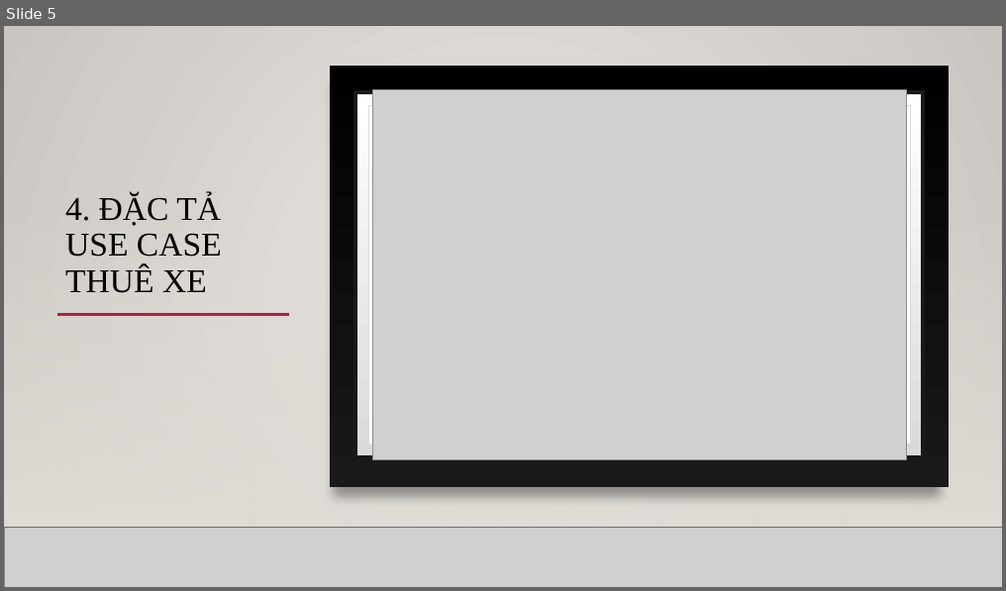
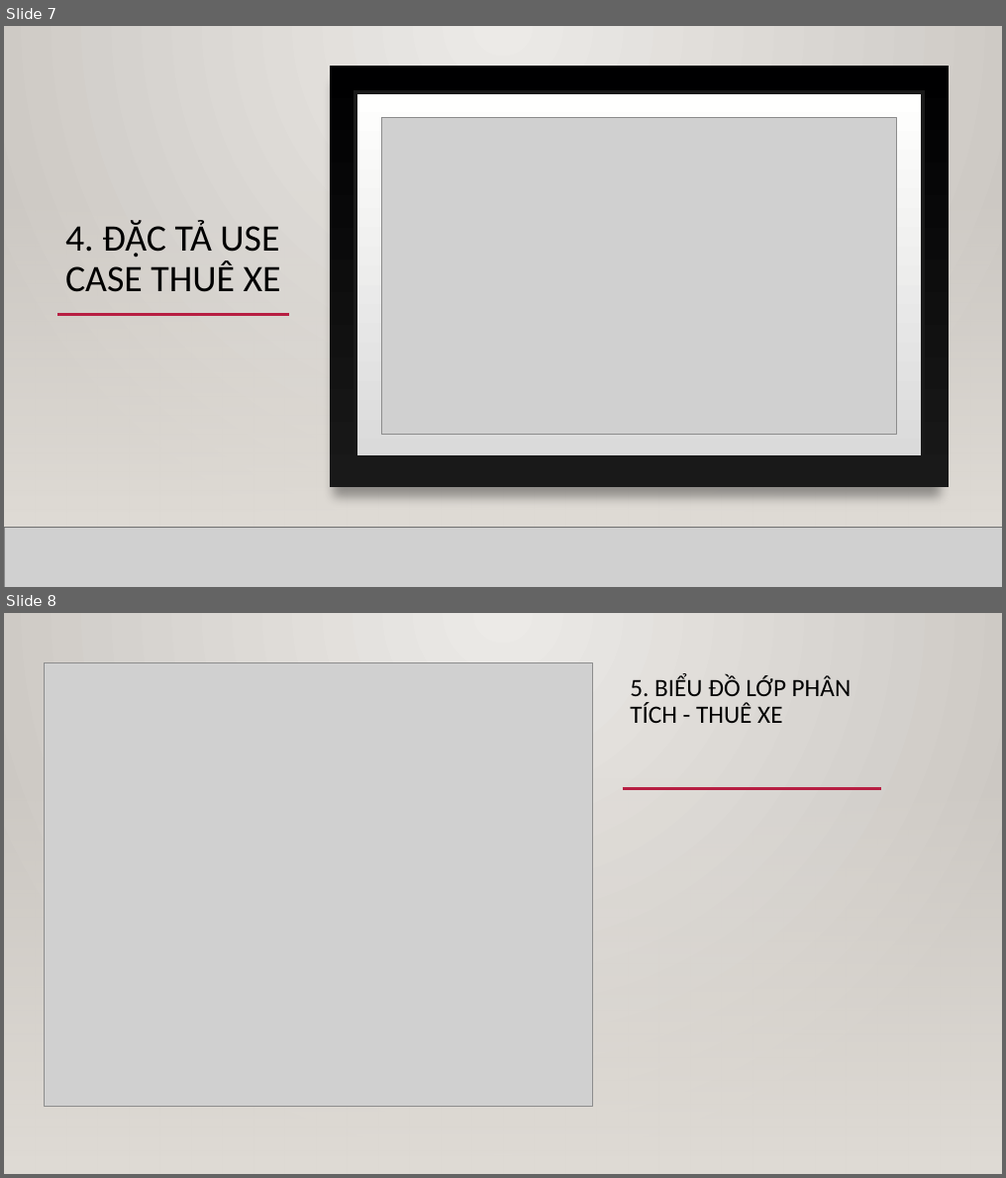
Before and after one commit to lam419/TKXDPM.KSCQ.20211-22, a slide deck: Design/TKXDPM.pptx. Shown one above the other, each under a label of ours: slide 5 before the commit, slides 7 and 8 after it. The pictures are 1006x591 and 1006x1178 pixels, drawn with LibreOffice and Linux fonts; fonts in the diff are those of the drawing; grey boxes stand for pictures; background and template pictures are left out. Boxes give left, top, right and bottom in pixels: in the first picture for what was removed or moved away, otherwise in the second. Text is boxed around its words. In the diff, an @@ line names an element or a change of style, - is before the commit and + after.

```diff
--- a/Design/TKXDPM.pptx
+++ b/Design/TKXDPM.pptx
@@ slide 8 added at (4, 613, 1002, 1174), background gradient #ECEAE7 to #CAC7C1; not listed: 3 template elements that a slide beside it also shows @@
@@ rectangle added at (4, 613, 1002, 1174), fill gradient #ECEAE7 to #CAC7C1 @@
@@ picture added at (45, 663, 592, 1106) @@
@@ title added at (630, 675, 851, 723), 24 pt, text #000000 @@
+5. BIỂU ĐỒ LỚP PHÂN TÍCH - THUÊ XE
@@ rectangle added at (4, 778, 1002, 1174), fill gradient #DFDBD5 @@
@@ line added from (623, 789) to (881, 789), #B71E42 2.5 pt @@
@@ what was slide 5 is now slide 7 @@
@@ slide 7 changed as well @@
@@ background gradient #EBE9E6 to #C9C5C0 to gradient #ECEAE7 to #CAC7C1 @@
@@ rectangle at (4, 26, 1002, 587): fill gradient #EBE9E6 to #C9C5C0 to gradient #ECEAE7 to #CAC7C1 @@
@@ rectangle removed at (368, 106, 910, 445) @@
@@ picture: place and size @@
-picture at (372, 90, 907, 461)
+picture at (382, 117, 896, 434)
@@ title "4. ĐẶC TẢ USE CASE ..." at (65, 220, 281, 292): size 32 to 36 pt, font Times New Roman to Calibri @@
```
Also in this commit, not shown: 5 other slides changed, 5 other slides added.
